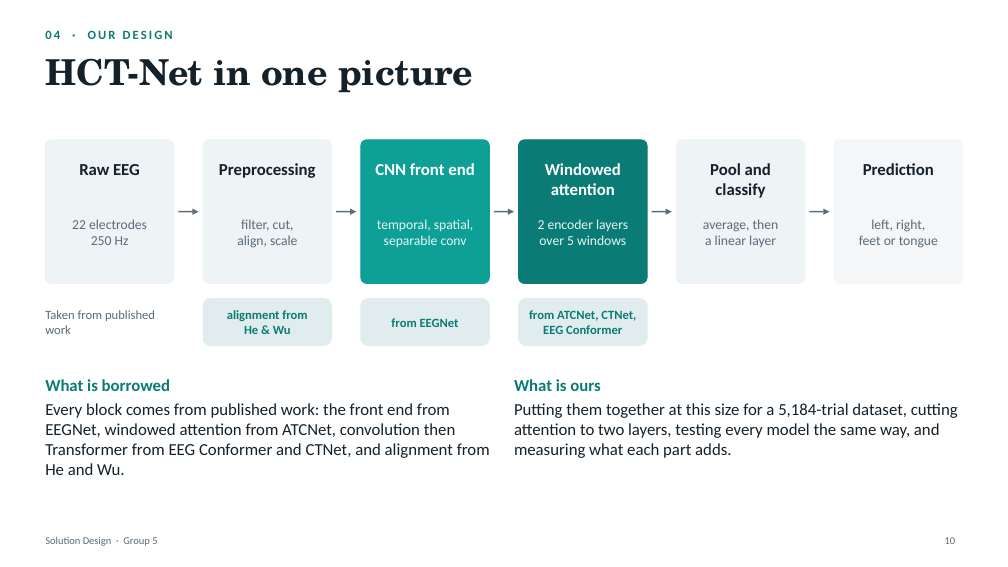
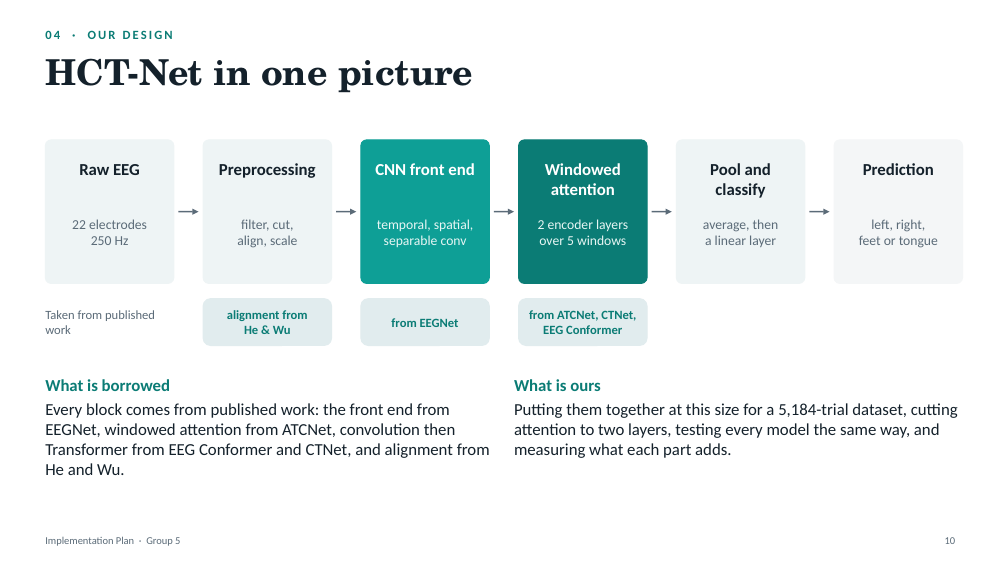
Before and after one commit to sathvikparangi907-web/neural-decoder-eeg-motor-imagery, a slide deck: slide 10 of Neural Decoder using EEG & Motor Imagery/Solution_Design_Presentation.pptx. Drawn at 1008x567 pixels with LibreOffice and Linux fonts; fonts in the diff are those of the drawing. Boxes give left, top, right and bottom in pixels: in the first picture for what was removed or moved away, otherwise in the second. Text is boxed around its words. In the diff, an @@ line names an element or a change of style, - is before the commit and + after.

```diff
--- a/Neural Decoder using EEG & Motor Imagery/Solution_Design_Presentation.pptx
+++ b/Neural Decoder using EEG & Motor Imagery/Solution_Design_Presentation.pptx
@@ text at bbox=[45, 536, 180, 546]: text changed @@
-Solution Design · Group 5
+Implementation Plan · Group 5
```
Also in this commit, not shown: 19 other slides changed, 10 other files.
